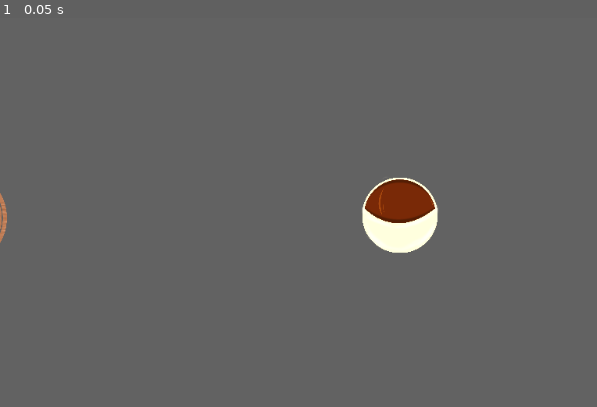
Above: before the commit, frame 1.
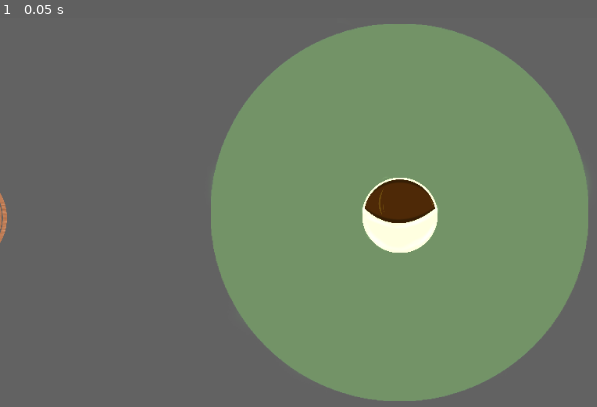
Above: after the commit, the same moment.

Repository: lumeron/Torchbug-godot
Game: Godot game, scene res://scenes/Main.tscn
The game is run twice, just before and just after one commit, with the same random seed, the same clock (stepped at 60 frames per second) and the same inputs.
Inputs:
- Up to frame 1 (0.05 s): no input

The runs differ from the first frame. In frame 1, 47% of the frame differs, in the area x 35-99%, y 1-99%.

Commit message:
light source

Diff:
--- a/scenes/objects/oPlayer1.tscn
+++ b/scenes/objects/oPlayer1.tscn
@@ -19,15 +19,16 @@
 current = true
 process_mode = 0
 
-[node name="Light2D" type="Light2D" parent="PhysicalBody/Camera2D"]
+[node name="Sprite" type="Sprite" parent="PhysicalBody"]
+texture = ExtResource( 1 )
+
+[node name="Light2D" type="Light2D" parent="PhysicalBody"]
+scale = Vector2( 5, 5 )
 texture = ExtResource( 4 )
-color = Color( 0.854902, 0.623529, 0.12549, 1 )
-range_height = 20.0
+color = Color( 0.27451, 1, 0.258824, 1 )
+energy = 0.8
 shadow_enabled = true
 shadow_color = Color( 0.529412, 0.984314, 0.321569, 0 )
 
-[node name="Sprite" type="Sprite" parent="PhysicalBody"]
-texture = ExtResource( 1 )
-
 [node name="CollisionShape" type="CollisionShape2D" parent="PhysicalBody"]
 shape = SubResource( 1 )
Binary file changed: assets/sprites/light_shape.png
